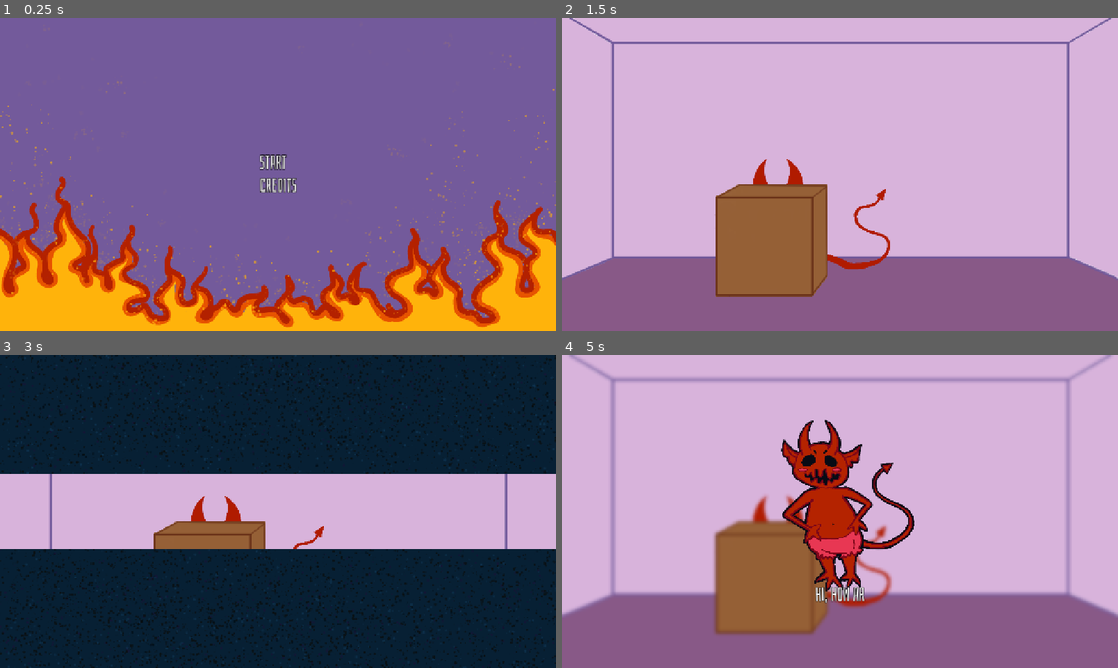
Above: before the commit, frames 1-4 (two rows, left to right).
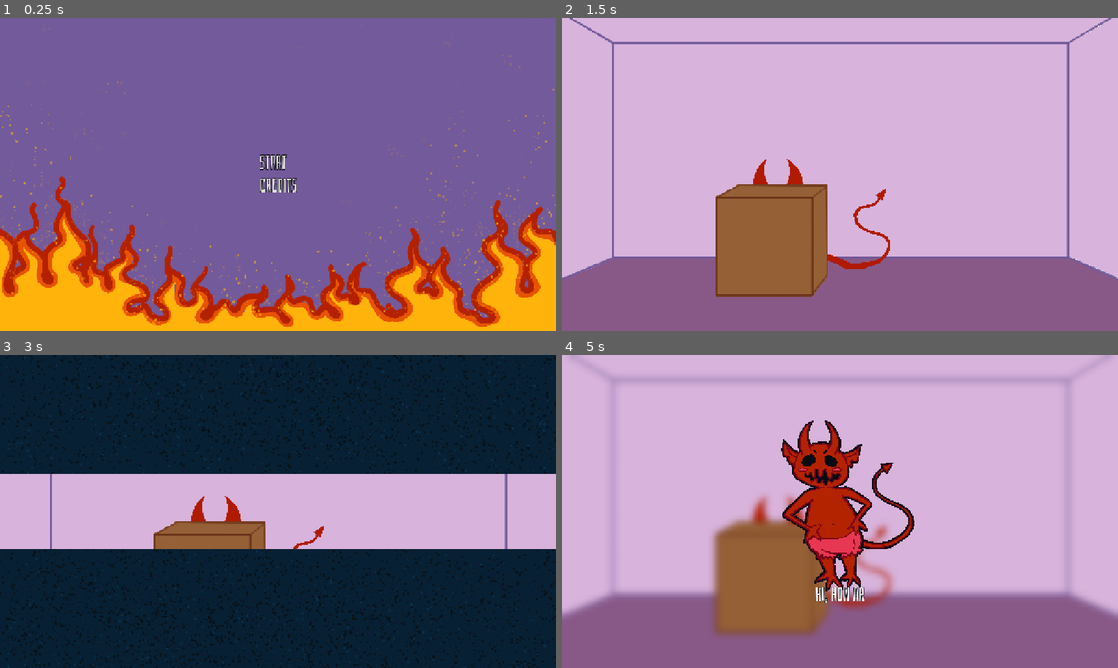
Above: after the commit, the same moments.

Repository: guimafelipe/hidenseek
Game: Godot game, scene res://Scenes/main_menu.tscn
The game is run twice, just before and just after one commit, with the same random seed, the same clock (stepped at 60 frames per second) and the same inputs.
Inputs (mouse positions are in pixels of both pictures, inside the frame that each line leads up to):
- Up to frame 1 (0.25 s): no input
- Up to frame 2 (1.5 s): click "Start" at 0.5 s; move the mouse to (962, 158) at 1.27 s; press the mouse at (962, 158) at 1.28 s
- Up to frame 3 (3 s): tap Enter at 2 s; move the mouse to (166, 527) at 2.02 s; release the mouse at (166, 527) at 2.03 s; hold Escape (back) 2.03-2.75 s; click (166, 527) at 2.1 s; click "Start" at 2.75 s
- Up to frame 4 (5 s): move the mouse to (895, 442) at 3.52 s; press the mouse at (895, 442) at 3.53 s; tap Space at 4.25 s; move the mouse to (812, 574) at 4.27 s; release the mouse at (812, 574) at 4.28 s; click (812, 574) at 4.35 s

The runs differ from the first frame. In frame 1, 0.8% of the frame differs, in the area x 0-100%, y 23-99%; in frame 2, 0.5%; in frame 3, 0.1%; in frame 4, 1.7%, in the area x 1-99%, y 0-89%.

Commit message:
Simplifying code and changing shader function

Diff:
--- a/Assets/room_blur.gdshader
+++ b/Assets/room_blur.gdshader
@@ -2,10 +2,7 @@
 
 uniform float blur_amount = 0.0;
 uniform sampler2D SCREEN_TEXTURE : hint_screen_texture, filter_nearest_mipmap;
-uniform sampler2D ROOM : filter_linear_mipmap;
 
 void fragment() {
-	float actual_blur = blur_amount;
-	vec4 blurred = textureLod(SCREEN_TEXTURE, SCREEN_UV, actual_blur);
-	COLOR = blurred;
+	COLOR = texture(SCREEN_TEXTURE, SCREEN_UV, blur_amount);
 }
--- a/Scenes/devil.gd
+++ b/Scenes/devil.gd
@@ -26,6 +26,5 @@
 
 func check_click(input_position: Vector2) -> void:
 	var dist = self.position.distance_to(input_position)
-	print(dist)
 	if dist < DISTANCE_TO_BE_CORRECT:
 		do_success()
--- a/Scenes/devil.tscn
+++ b/Scenes/devil.tscn
@@ -3,9 +3,11 @@
 [ext_resource type="Script" uid="uid://b6powxgm72okf" path="res://Scenes/devil.gd" id="1_ct0k0"]
 
 [sub_resource type="PlaceholderTexture2D" id="PlaceholderTexture2D_ct0k0"]
+size = Vector2(50, 50)
 
 [node name="Devil" type="Node2D" unique_id=1994970345]
 script = ExtResource("1_ct0k0")
 
 [node name="TestSprite" type="Sprite2D" parent="." unique_id=1535793028]
+modulate = Color(1, 1, 1, 0.4)
 texture = SubResource("PlaceholderTexture2D_ct0k0")
--- a/Scenes/devil_animation.gd
+++ b/Scenes/devil_animation.gd
@@ -2,7 +2,7 @@
 
 signal lines_ended
 
-const max_blur := 1.5
+const max_blur := 3.0
 const devil_animation_duration := 0.2
 const blur_change_duration := 1.0
 
--- a/Scenes/eyes_animation.gd
+++ b/Scenes/eyes_animation.gd
@@ -11,7 +11,6 @@
 	var scale_x = width/eyelid.texture.get_width()
 	var scale_y = height/eyelid.texture.get_height()
 	eyelid.scale = Vector2(scale_x, scale_y)
-	print(eyelid.scale)
 
 func close_eyes() -> void:
 	var viewport_rect = get_viewport_rect()
--- a/Scenes/level_manager.gd
+++ b/Scenes/level_manager.gd
@@ -7,7 +7,7 @@
 	$EyesAnimation.close_eyes()
 	await $EyesAnimation.closed_eyes
 	var next_level = str(current_level+1)
-	print("Next level:", next_level)
+	# print("Next level:", next_level)
 	get_tree().change_scene_to_file("res://Scenes/Levels/level_" + next_level + ".tscn")
 
 func _on_devil_lines_ended() -> void:
--- a/project.godot
+++ b/project.godot
@@ -54,6 +54,8 @@
 
 [rendering]
 
+textures/canvas_textures/default_texture_filter=0
 rendering_device/driver.windows="d3d12"
-renderer/rendering_method.mobile="forward_plus"
+renderer/rendering_method="gl_compatibility"
+renderer/rendering_method.mobile="gl_compatibility"
 textures/vram_compression/import_etc2_astc=true
Not shown, changed: export_presets.cfg
